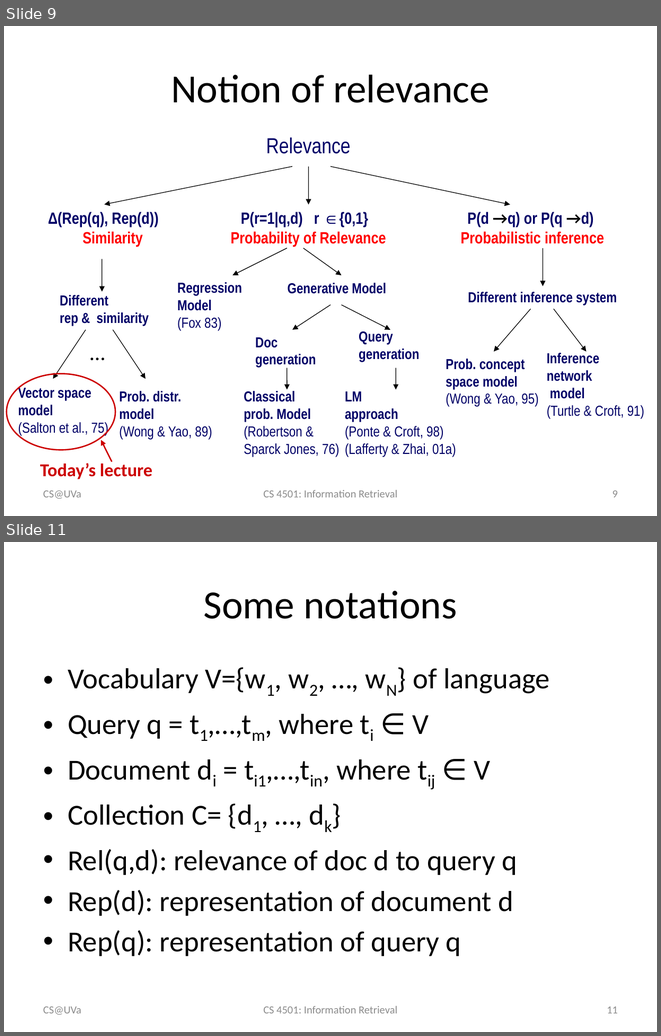
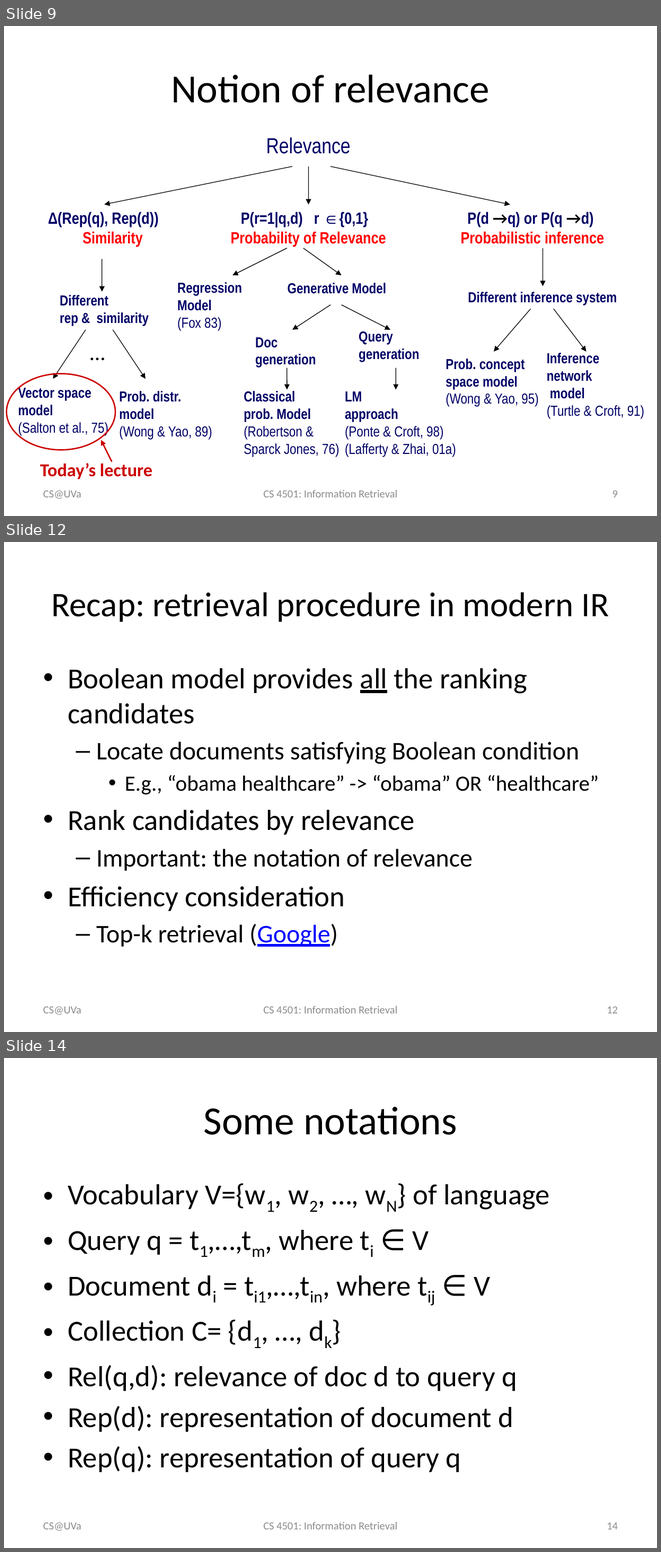
Before and after one commit to wang296/IR2015, a slide deck: docs/Boolean&VS model.pptx. Shown one above the other, each under a label of ours: slides 9 and 11 before the commit, slides 9, 12 and 14 after it; the slides between them are not shown. The pictures are 661x1036 and 661x1552 pixels, drawn with LibreOffice and Linux fonts; fonts in the diff are those of the drawing. Boxes give left, top, right and bottom in pixels: in the first picture for what was removed or moved away, otherwise in the second. Text is boxed around its words. In the diff, an @@ line names an element or a change of style, - is before the commit and + after.

```diff
--- a/docs/Boolean&VS model.pptx
+++ b/docs/Boolean&VS model.pptx
@@ slide 12 added at <box>4,542,657,1032</box>, background #FFFFFF @@
@@ title added at <box>51,592,609,622</box>, 38 pt, text #000000 @@
+Recap: retrieval procedure in modern IR
@@ text added at <box>68,668,599,947</box>, 28 pt, text #000000 @@
+• Boolean model provides all the ranking candidates
+  – Locate documents satisfying Boolean condition
+    • E.g., “obama healthcare” -> “obama” OR “healthcare”
+• Rank candidates by relevance
+  – Important: the notation of relevance
+• Efficiency consideration
+  – Top-k retrieval (Google)
@@ text added at <box>43,1006,81,1014</box>, 12 pt, text #8C8C8C @@
+CS@UVa
@@ text added at <box>263,1006,397,1013</box>, 12 pt, text #8C8C8C @@
+CS 4501: Information Retrieval
@@ page number added at <box>607,1006,618,1013</box>, 12 pt, text #8C8C8C @@
+12
@@ what was slide 11 is now slide 14 @@
@@ page number at <box>607,1522,618,1529</box>: text changed @@
-11
+14
```
Also in this commit, not shown: 4 slides changed, 3 other slides added, 4 other files.
